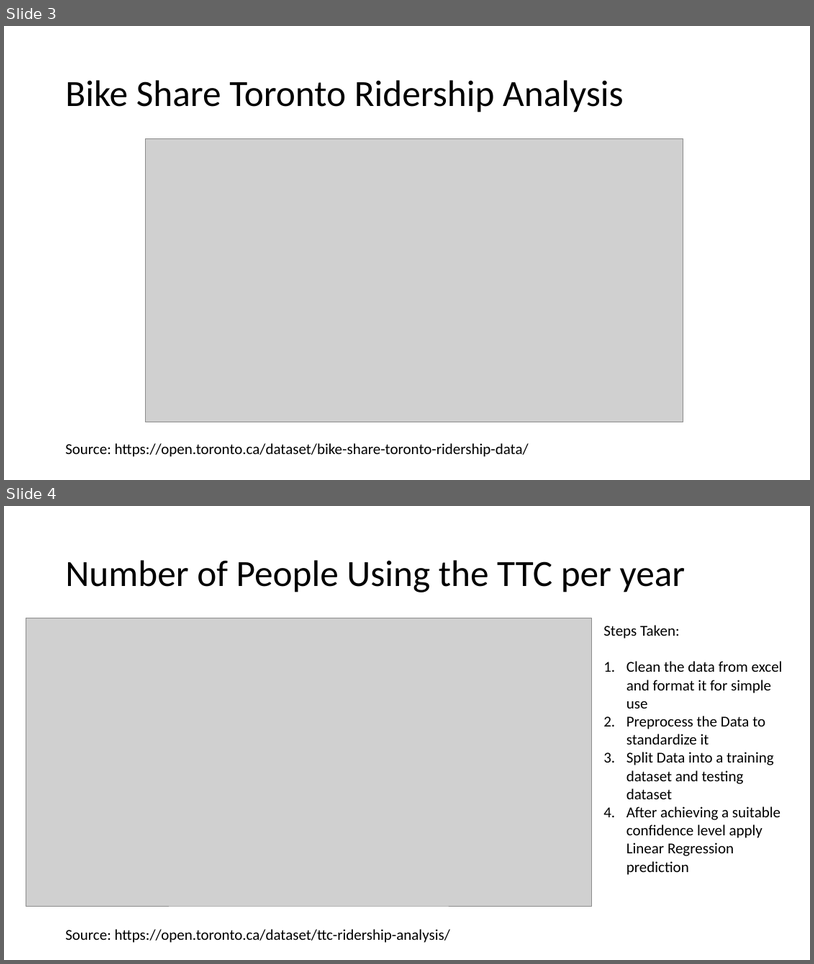
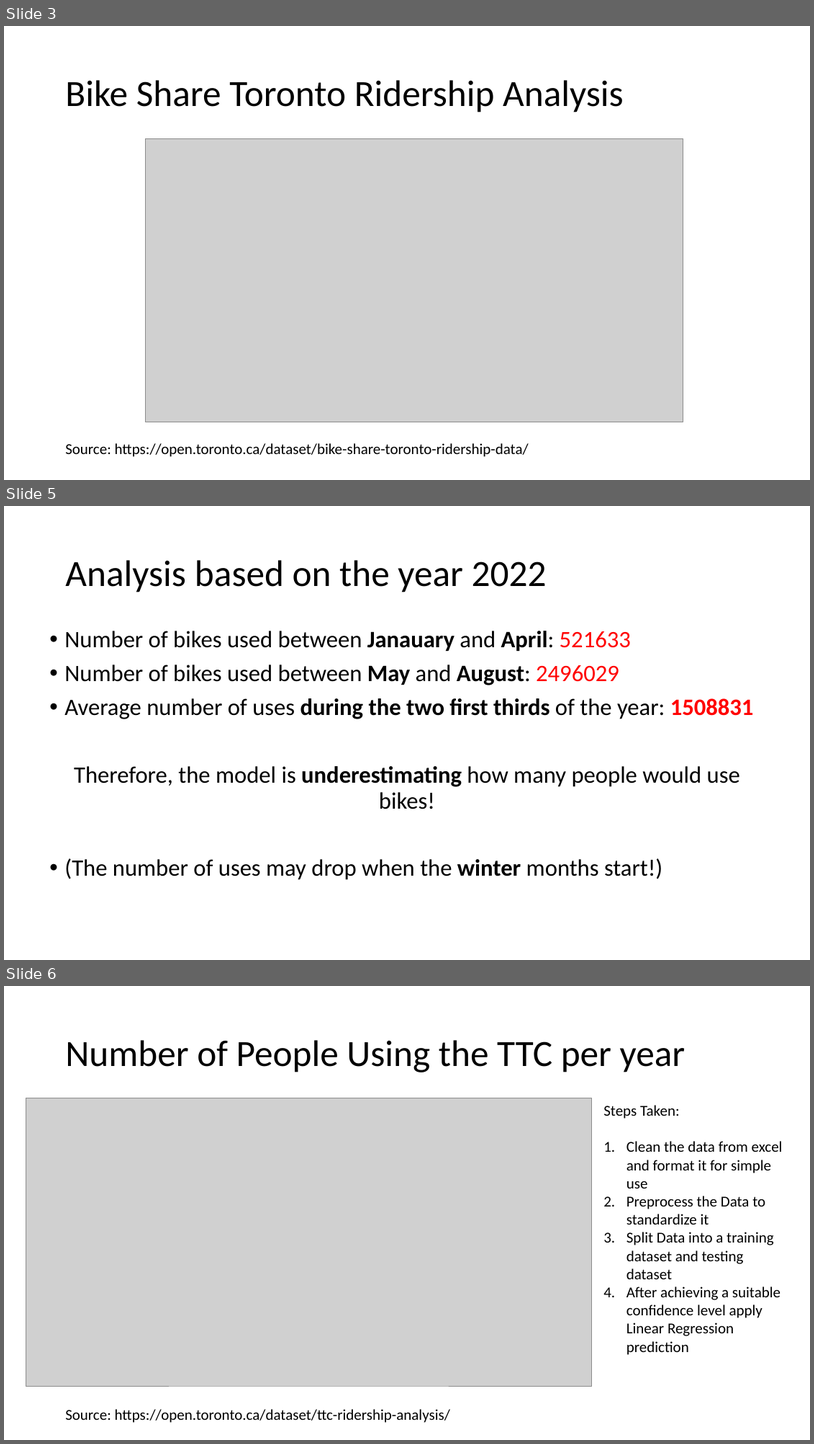
Before and after one commit to L-Pen/EY-case-comp-2022, a slide deck: Case 3 EY Liamo Pennimpede.pptx. Shown one above the other, each under a label of ours: slides 3 and 4 before the commit, slides 3, 5 and 6 after it; the slides between them are not shown. The pictures are 814x964 and 814x1444 pixels, drawn with LibreOffice and Linux fonts; fonts in the diff are those of the drawing; grey boxes stand for pictures. Boxes give left, top, right and bottom in pixels: in the first picture for what was removed or moved away, otherwise in the second. Text is boxed around its words. In the diff, an @@ line names an element or a change of style, - is before the commit and + after.

```diff
--- a/Case 3 EY Liamo Pennimpede.pptx
+++ b/Case 3 EY Liamo Pennimpede.pptx
@@ slide 5 added at [4,506,810,960], background #FFFFFF @@
@@ title added at [65,560,547,592], 44 pt, text #000000 @@
+Analysis based on the year 2022
@@ text added at [64,631,754,880], 28 pt, text #000000 @@
+• Number of bikes used between Janauary and April: 521633
+• Number of bikes used between May and August: 2496029
+• Average number of uses during the two first thirds of the year: 1508831
+Therefore, the model is underestimating how many people would use bikes!
+• (The number of uses may drop when the winter months start!)
@@ what was slide 4 is now slide 6 @@
```
Also in this commit, not shown: 1 other slide added.
